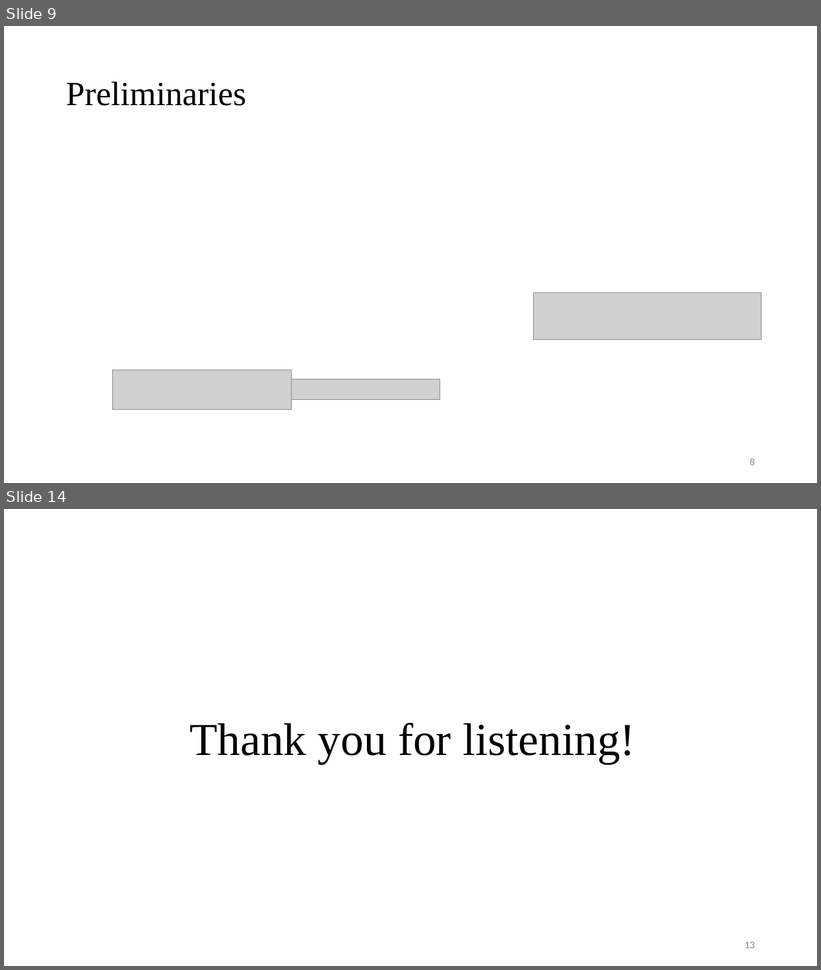
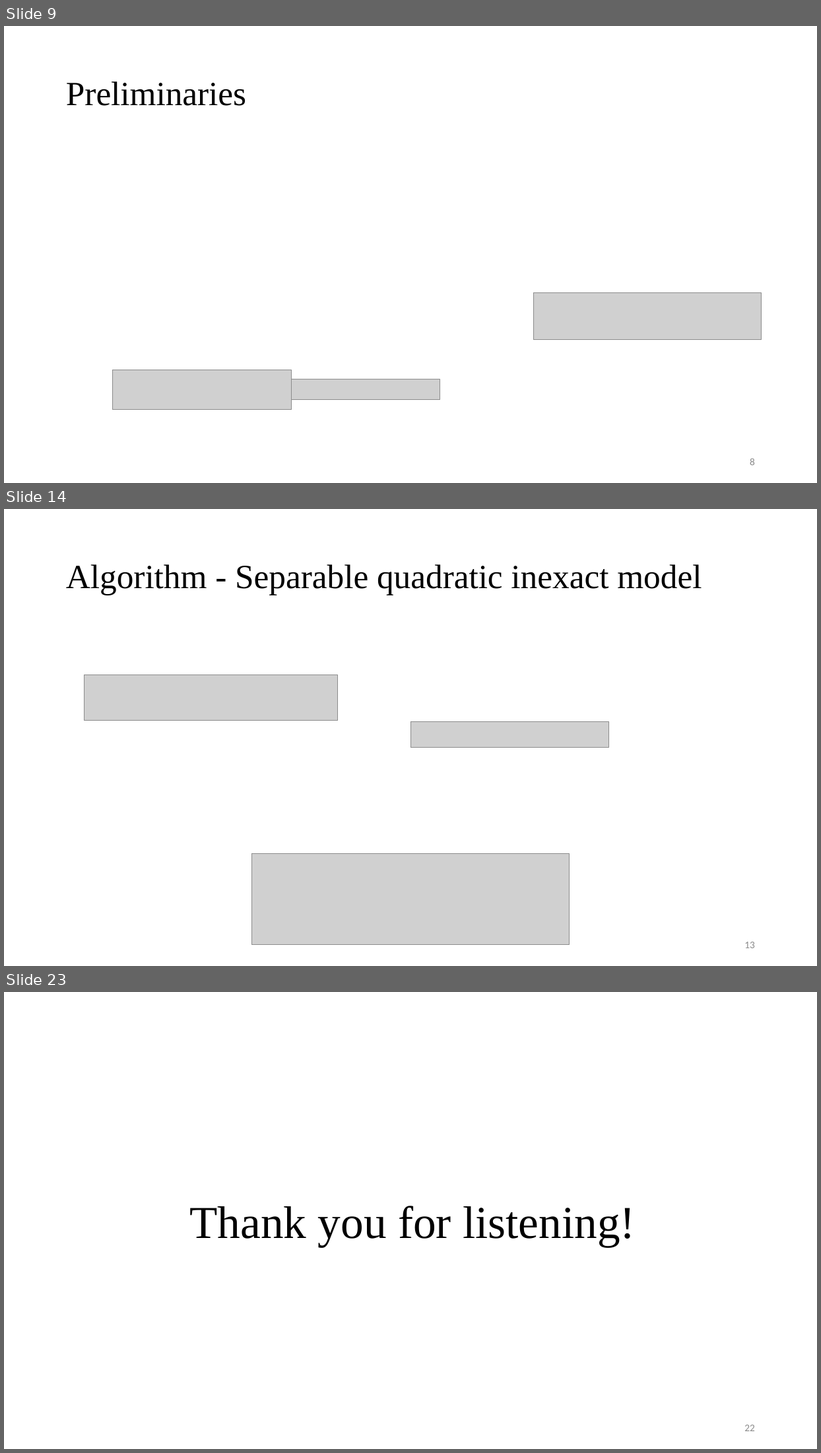
Before and after one commit to Pacific-Feng-Studuies/Studied-Papers, a slide deck: DAC2024/KOSIM/KOSIM A Knowledge-oriented Derivative-free Subspace Method Based on Inexact Model for Inverse Lithography Problems.pptx. Shown one above the other, each under a label of ours: slides 9 and 14 before the commit, slides 9, 14 and 23 after it; the slides between them are not shown. The pictures are 821x970 and 821x1453 pixels, drawn with LibreOffice and Linux fonts; fonts in the diff are those of the drawing; grey boxes stand for pictures. Boxes give left, top, right and bottom in pixels: in the first picture for what was removed or moved away, otherwise in the second. Text is boxed around its words. In the diff, an @@ line names an element or a change of style, - is before the commit and + after.

```diff
--- a/DAC2024/KOSIM/KOSIM A Knowledge-oriented Derivative-free Subspace Method Based on Inexact Model for Inverse Lithography Problems.pptx
+++ b/DAC2024/KOSIM/KOSIM A Knowledge-oriented Derivative-free Subspace Method Based on Inexact Model for Inverse Lithography Problems.pptx
@@ slide 14 added at box(4, 509, 817, 966), background #FFFFFF @@
@@ title added at box(66, 564, 702, 595), 40 pt, text #000000 @@
+Algorithm - Separable quadratic inexact model
@@ picture added at box(84, 675, 337, 721) @@
@@ picture added at box(411, 722, 609, 748) @@
@@ picture added at box(252, 854, 570, 945) @@
@@ page number added at box(745, 942, 755, 949), 12 pt, text #8C8C8C @@
+13
@@ what was slide 14 is now slide 23 @@
@@ page number at box(745, 1425, 755, 1432): text changed @@
-13
+22
```
Also in this commit, not shown: 3 slides changed, 8 other slides added, 1 other file.
